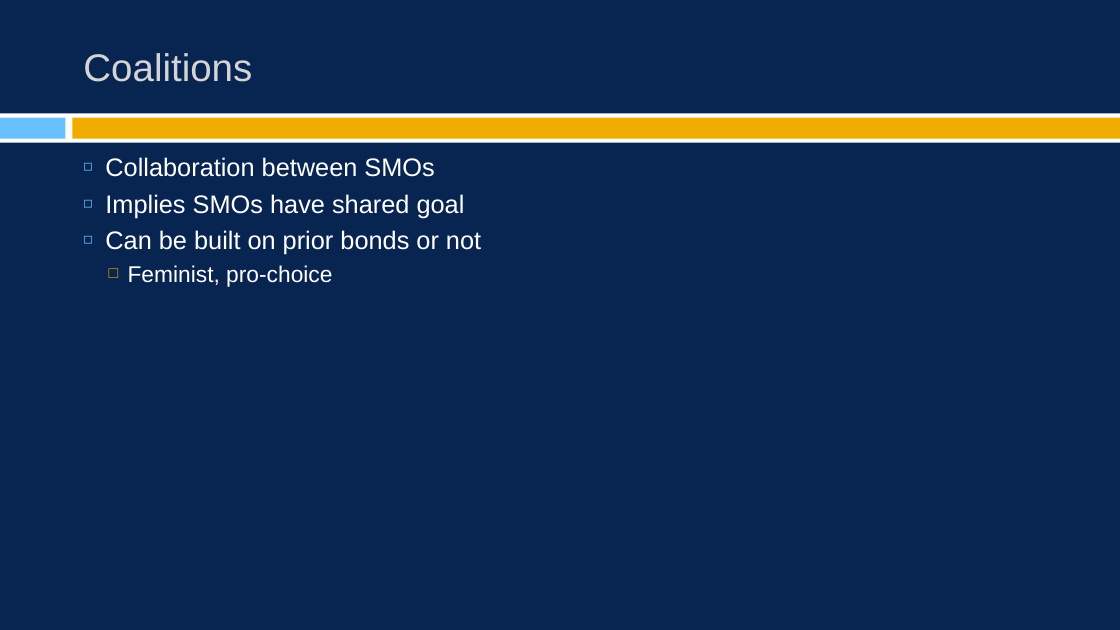
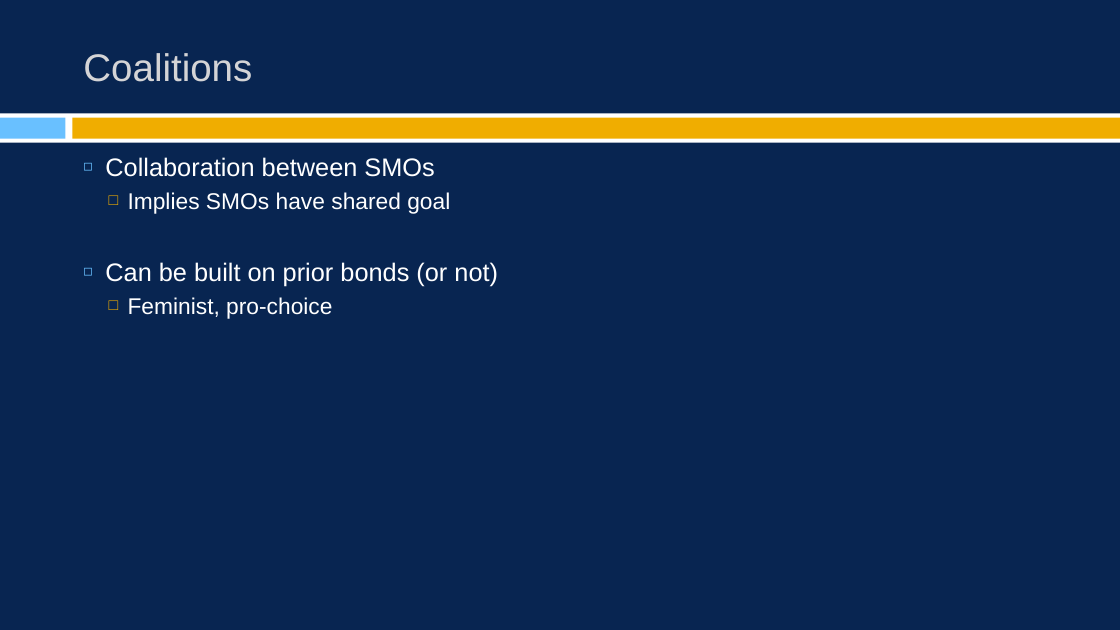
Before and after one commit to burrelvannjr/movements_csuf, a slide deck: slide 10 of ppts/notes/ch_5.pptx (slide 14 before the commit). Drawn at 1120x630 pixels with LibreOffice and Linux fonts; fonts in the diff are those of the drawing. Boxes give left, top, right and bottom in pixels: in the first picture for what was removed or moved away, otherwise in the second. Text is boxed around its words. In the diff, an @@ line names an element or a change of style, - is before the commit and + after.

```diff
--- a/ppts/notes/ch_5.pptx
+++ b/ppts/notes/ch_5.pptx
@@ text at [128,192,450,214]: size 21.8 to 19.5 pt in "Implies SMOs have shared goal"; bullet ◻ to □; list level 1 to 2 in "Implies SMOs have shared goal"; bullet colour #69C0FF to #F0AD00 @@
@@ text at [105,262,498,287]: text changed @@
-◻ Can be built on prior bonds or not
+◻ Can be built on prior bonds (or not)
```
Also in this commit, not shown: 15 other slides changed, 3 slides added, 1 slide removed, 18 other files.
